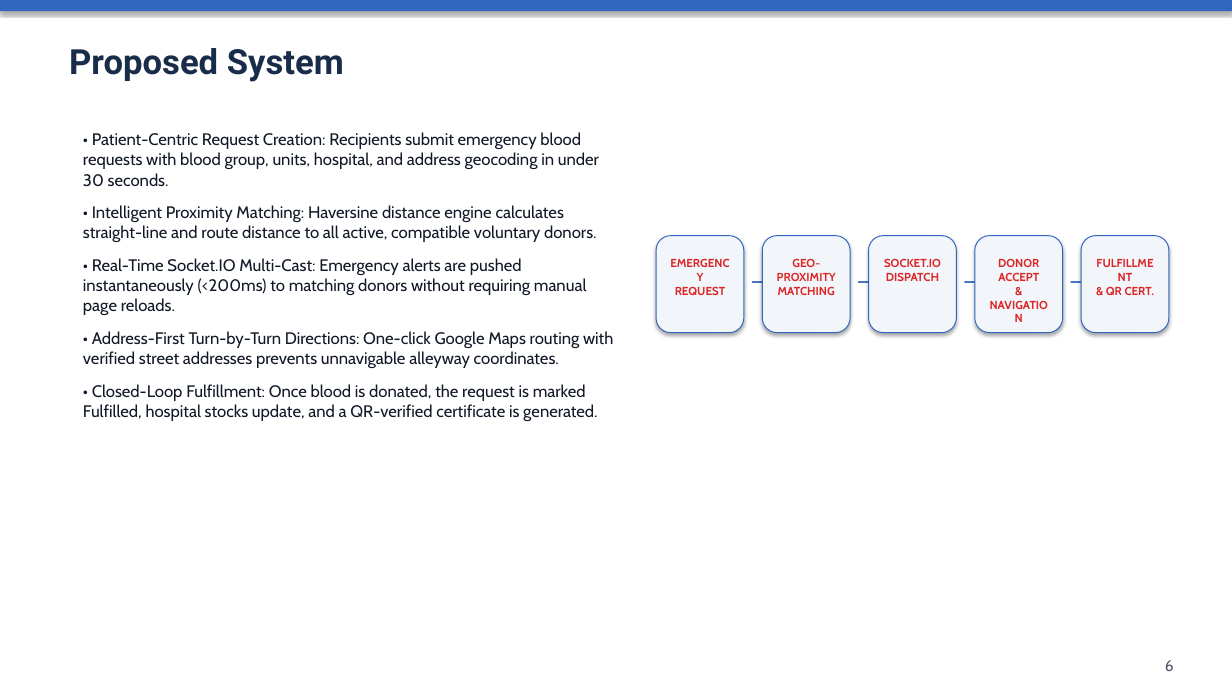
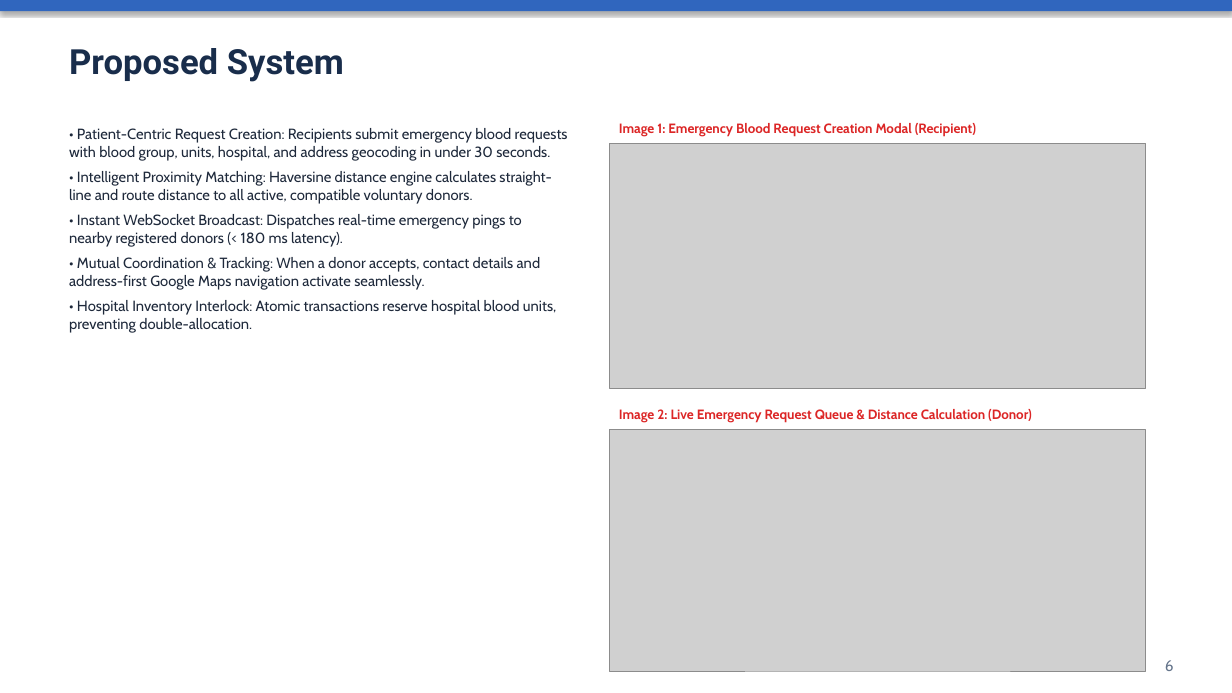
Before and after one commit to rohitmanu-design/BloodNet, a slide deck: slide 6 of BLOODNET_PROJECT_PRESENTATION.pptx. Drawn at 1232x693 pixels with LibreOffice and Linux fonts; fonts in the diff are those of the drawing; grey boxes stand for pictures. Boxes give left, top, right and bottom in pixels: in the first picture for what was removed or moved away, otherwise in the second. Text is boxed around its words. In the diff, an @@ line names an element or a change of style, - is before the commit and + after.

Commit message:
docs: adjust presentation to exactly 12 slides matching reference template and remove previous screenshots

```diff
--- a/BLOODNET_PROJECT_PRESENTATION.pptx
+++ b/BLOODNET_PROJECT_PRESENTATION.pptx
@@ text "• Patient-Centric Request Creation: Recipients ...": place and size @@
-text "• Patient-Centric Request Creation: Recipients ..." at [83,132,613,421]
+text "• Patient-Centric Request Creation: Recipients ..." at [69,128,568,333]
@@ text at [69,128,568,204]: size 13 to 11.5 pt, text colour #111827 to #1E293B in "• Patient-Centric Request Creation: Recipients submit emerge ...", "• Intelligent Proximity Matching: Haversine distance engine ..."; less space between paragraphs @@
@@ picture added at [610,143,1146,389] @@
@@ text added at [619,123,976,137], 10.5 pt, text #DC2626, bold @@
+Image 1: Emergency Blood Request Creation Modal (Recipient)
@@ text at [69,214,556,333]: text changed; size 13 to 11.5 pt; text colour #111827 to #1E293B @@
-• Real-Time Socket.IO Multi-Cast: Emergency alerts are pushed instantaneously (<200ms) to matching donors without requiring manual page reloads.
-• Address-First Turn-by-Turn Directions: One-click Google Maps routing with verified street addresses prevents unnavigable alleyway coordinates.
-• Closed-Loop Fulfillment: Once blood is donated, the request is marked Fulfilled, hospital stocks update, and a QR-verified certificate is generated.
+• Instant WebSocket Broadcast: Dispatches real-time emergency pings to nearby registered donors (< 180 ms latency).
+• Mutual Coordination & Tracking: When a donor accepts, contact details and address-first Google Maps navigation activate seamlessly.
+• Hospital Inventory Interlock: Atomic transactions reserve hospital blood units, preventing double-allocation.
@@ rounded rectangle removed at [656,236,744,333] @@
@@ rounded rectangle removed at [762,236,850,333] @@
@@ rounded rectangle removed at [869,236,957,333] @@
@@ rounded rectangle removed at [975,236,1063,333] @@
@@ rounded rectangle removed at [1081,236,1169,333] @@
@@ text removed at [742,262,765,289] @@
-→
@@ text removed at [777,258,836,295] @@
-GEO-PROXIMITY
-MATCHING
@@ text removed at [848,262,872,289] @@
-→
@@ text removed at [884,258,941,281] @@
-SOCKET.IO
-DISPATCH
@@ text removed at [955,262,978,289] @@
-→
@@ text removed at [998,259,1039,281] @@
-DONOR ACCEPT
-& NAVIGATION
@@ text removed at [1061,262,1084,289] @@
-→
@@ text removed at [675,287,725,295] @@
-EMERGENCY
-REQUEST
@@ text removed at [1106,287,1154,295] @@
-FULFILLMENT
-& QR CERT.
@@ text added at [619,409,1032,423], 10.5 pt, text #DC2626, bold @@
+Image 2: Live Emergency Request Queue & Distance Calculation (Donor)
@@ picture added at [610,430,1146,671] @@
@@ text "6" at [1165,660,1174,671]: text colour #4B5563 to #64748B @@
```
Also in this commit, not shown: 10 other slides changed, 1 slide added, 5 slides removed, 2 other files.
